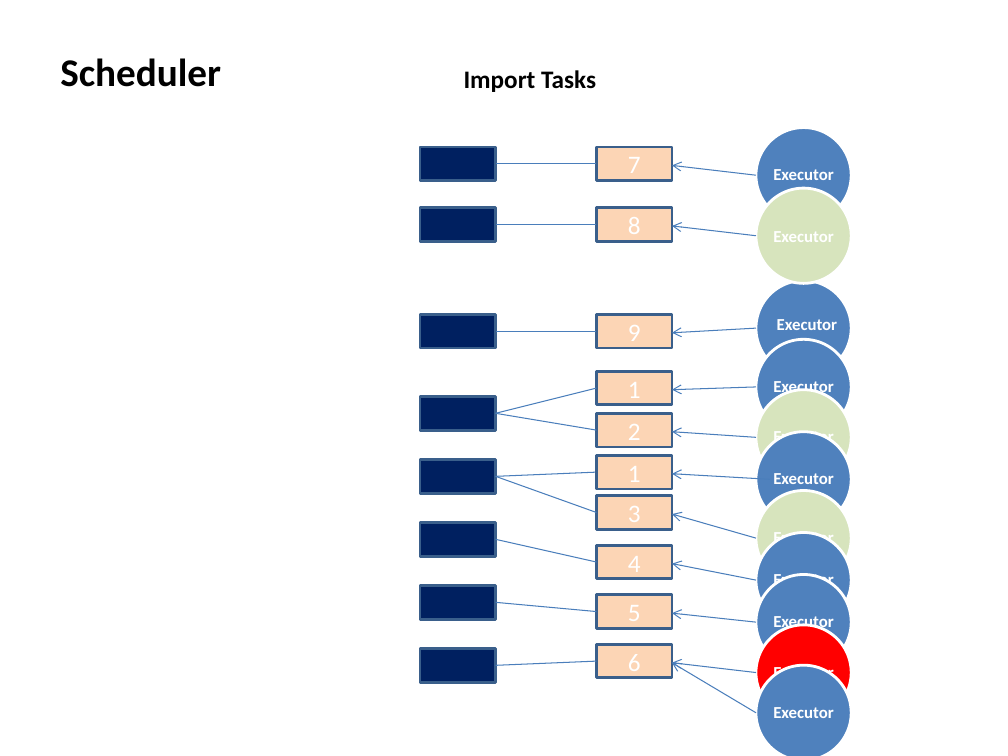
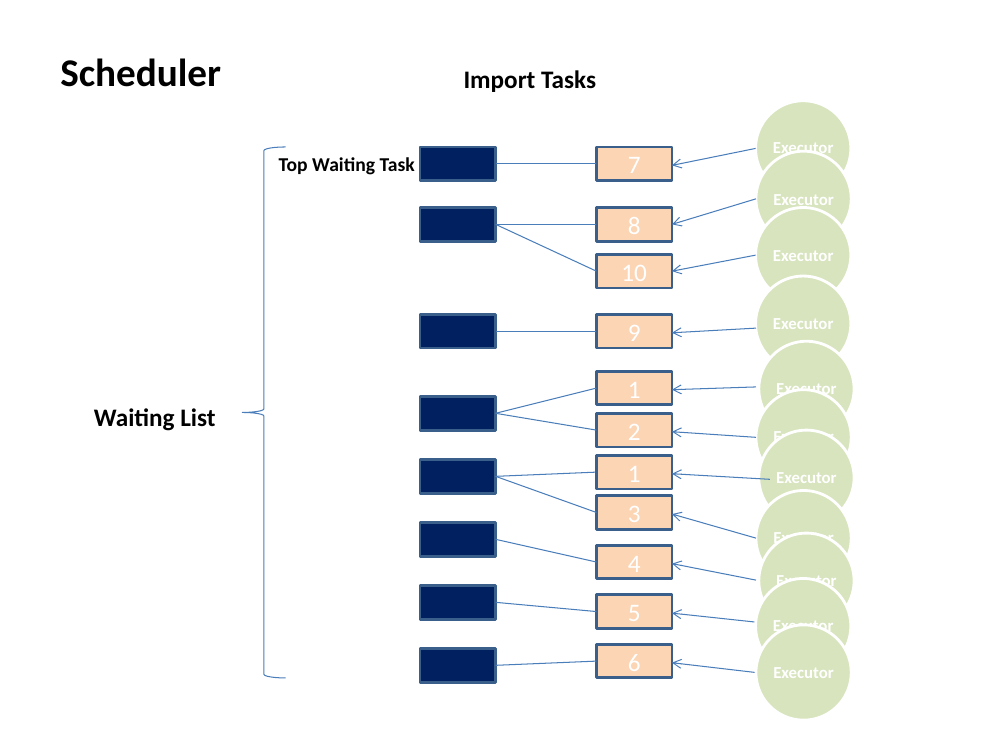
Before and after one commit to happylennychen/BCLabManager, a slide deck: slide 7 of Doc/V5 design doc.pptx. Drawn at 1008x756 pixels with LibreOffice and Linux fonts; fonts in the diff are those of the drawing. Boxes give left, top, right and bottom in pixels: in the first picture for what was removed or moved away, otherwise in the second. Text is boxed around its words. In the diff, an @@ line names an element or a change of style, - is before the commit and + after.

```diff
--- a/Doc/V5 design doc.pptx
+++ b/Doc/V5 design doc.pptx
@@ fill #4F81BD to #D7E4BD in 6 elements at box(759, 533, 854, 628), box(759, 430, 854, 525), box(756, 276, 851, 371), box(756, 579, 851, 673), box(759, 342, 854, 436), box(756, 101, 851, 196) @@
@@ ellipse: place and size @@
-ellipse at box(756, 128, 851, 223)
+ellipse at box(756, 101, 851, 196)
@@ left brace added at box(242, 147, 285, 678), outline #4B7EBC 0.75 pt @@
@@ arrow moved from (756, 175) - (672, 165) to (756, 148) - (672, 165) @@
@@ text added at box(279, 157, 415, 175), 14 pt, text #000000, bold @@
+Top Waiting Task
@@ ellipse: place and size @@
-ellipse at box(756, 188, 851, 283)
+ellipse at box(756, 151, 851, 246)
@@ text removed at box(773, 169, 834, 180) @@
-Executor
@@ arrow moved from (756, 236) - (672, 226) to (756, 199) - (672, 225) @@
@@ ellipse added at box(756, 208, 851, 302), fill #D7E4BD, outline #FFFFFF 2 pt @@
@@ arrow moved from (756, 713) - (672, 662) to (597, 271) - (496, 225) @@
@@ arrow (597, 271) - (496, 225): arrow to line @@
@@ rectangle added at box(597, 254, 672, 287), fill #FCD5B5, outline #3A5F8C 2 pt, 18 pt, text #FFFFFF @@
+10
@@ arrow added from (756, 255) to (672, 271), #4B7EBC 0.75 pt @@
@@ ellipse: place and size @@
-ellipse at box(756, 280, 851, 375)
+ellipse at box(756, 276, 851, 371)
@@ text removed at box(777, 319, 838, 330) @@
-Executor
@@ text removed at box(773, 378, 834, 396) @@
-Executor
@@ text added at box(94, 408, 215, 431), 18 pt, text #000000, bold @@
+Waiting List
@@ text removed at box(773, 429, 834, 445) @@
-Executor
@@ text removed at box(773, 473, 834, 484) @@
-Executor
@@ text removed at box(773, 530, 834, 545) @@
-Executor
@@ ellipse: place and size @@
-ellipse at box(756, 575, 851, 669)
+ellipse at box(756, 579, 851, 673)
@@ text removed at box(773, 573, 834, 587) @@
-Executor
@@ ellipse at box(756, 625, 851, 720): fill #FF0000 to #D7E4BD @@
@@ text removed at box(773, 614, 834, 632) @@
-Executor
@@ ellipse removed at box(756, 665, 851, 756) @@
@@ text removed at box(773, 664, 834, 678) @@
-Executor
@@ text removed at box(773, 707, 834, 718) @@
-Executor
```
Also in this commit, not shown: 2 other slides changed, 6 slides added, 6 other files.
